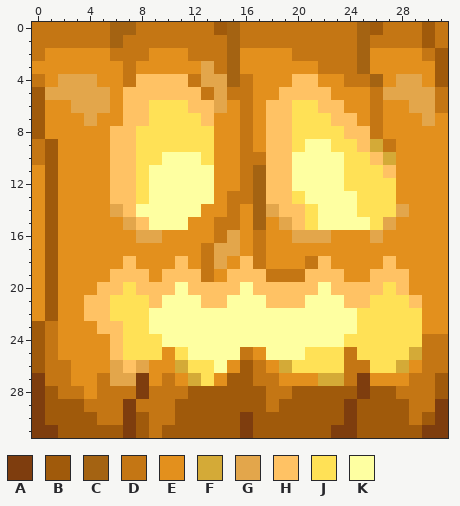
Pixel-art sprite, stored at textures/blocks/pumpkin_face_on.png. The first picture shows the starting point.
The file is 32x32 pixels.
Palette (. is transparent): A #7e3d0e  B #a05a0b  C #a46312  D #c47614  E #e3901d  F #d4aa37  G #e3a64b  H #ffc264  J #ffe156  K #feffa1
Pixels before, first column x 0:
 0 DDDDDDCCDDDDDDBCDDDDDDDDDCBDDDBD
 1 DDDDDDCDDDDDDDDCDDDDDDDDDCDDDDBD
 2 DEEEEEDDDEEEDDDCEEEEDDDDDCEEEEDB
 3 EEEEEEEDEEEEEGDCEEEEEEDDDCEEEEEB
 4 DEGGGEEDHHHHDGGCDEEEHHEEDDCEGGEB
 5 BGGGGGEHHHHHHDGDDEEHHHHEEEDGGGGD
 6 BEEGGGEHHJJJHHGEDEHHJJHHEEDEEGGD
 7 BEEEGEEHHJJJJHEEDEHHJJJHHEDEEEGE
 8 BEEEEEHHJJJJJJEEDEHHJJJJHHDEEEEE
 9 DBEEEEHHJJJJJJEEDEHHJKKJJHFDEEEE
10 DBEEEEHHJJKKKJEEDDHHKKKKJJHFEEEE
11 EBEEEEHHJKKKKKEEDCHHKKKKJJJHEEEE
12 EBEEEEHHJKKKKKEEDCHHKKKKJJJJEEEE
13 EBEEEEHHJKKKKKEDDCHHJKKKKJJJEEEE
14 EBEEEEGHKKKKKEEDECGHHJKKKJJJGEEE
15 EBEEEEEGHKKKEEDDECEGHJKKKKJGEEEE
16 EBEEEEEEGGEEEEDGEDEEGGGEEEGEEEEE
17 EBEEEEEEEEEEEDGGEDEEEEEEEEEEEEEE
18 EBEEEEEHEEEHEDGEHDEEEDHEEEEHEEEE
19 EBEEEEHHHEHHHDEHHHDDDHHHEEHHHEEE
20 EBEEEHHJHHHKHHHHKHHHHHKHHHHJHEEE
21 EBEEHHJJJHKKKHHKKKHHHKKKHHJJJHEE
22 EBEEHHJJJKKKKKKKKKKKKKKKKJJJJJEE
23 BDEEEHHJJKKKKKKKKKKKKKKKKJJJJJEE
24 BDEEEEHJJJKKKKKKKKKKKKKKJJJJJJDD
25 BDEEEEHJJJEJKKKKDEKKKJJJDJJJJFDD
26 BDDEEEGHGEEFJJKEBDEFJJJJDDJJFEDD
27 ADDEEDGGAEDEFJEBBDDEEEFFDAEEEDDB
28 ABDDEDDDADDDBBBBBBDDBBBBBABBDDDB
29 ABBBDDDADDDBBBBBBBDBBBBBABBBBDDA
30 ABBBBDDABDDBBBBBABBBBBBBABBBBDBA
31 AABBBBBABDBBBBBBABBBBBBAABBBBBAA
And afterwards:
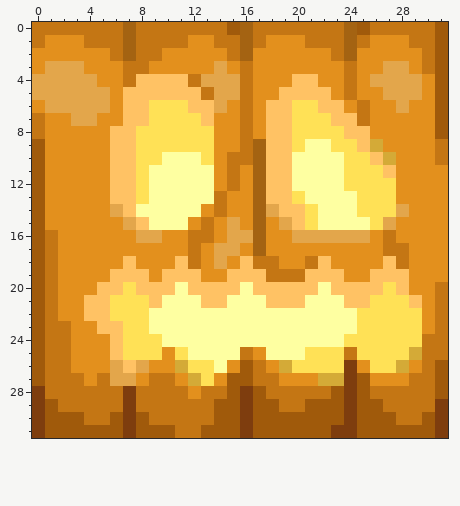
From the commit log: [#412] - Authors: Evorp
Difference:
The edit turns colour B into colour A in row 28 at x 16 and 24; in row 29 at x 16.
The edit turns colour D into colour A in rows 26 to 27 at x 24; in row 28 at x 7.
The edit turns colour A into colour B in row 27 at x 0 and 25; in row 28 at x 25; in row 31 at x 1 and 30.
The edit turns colour C into colour B in row 0 at x 15 and 25.
The edit turns colour D into colour B in rows 0 to 1 at x 31; in rows 5 to 6 at x 31; in rows 9 to 10 at x 0; in row 26 at x 31; in row 29 at x 18; in row 30 at x 6.
The edit turns colour D into colour B in row 31 at x 9.
The edit turns colour E into colour B in rows 7 to 8 at x 31; in rows 11 to 22 at x 0.
The edit turns colour D into colour C in row 0 at x 16 and 24; in row 1 at x 7, 16 and 24; in row 2 at x 7 and 24; in row 10 at x 17; in rows 16 to 17 at x 17.
The edit turns colour E into colour C in row 2 at x 16; in row 9 at x 17.
The edit turns colour A into colour D in row 28 at x 8.
The edit turns colour B into colour D in row 0 at x 14, 26 and 30; in row 1 at x 30; in rows 7 to 8 at x 0; in rows 16 to 22 at x 1; in row 28 at x 1, 13 to 14, 20 to 22 and 26 to 27; in row 29 at x 2 to 3, 11 to 13, 19 to 20 and 27 to 28.
The edit turns colour B into colour D in row 30 at x 4, 11 to 13 and 28; in row 31 at x 11 to 12.
The edit turns colour C into colour D in row 0 at x 6; in row 1 at x 6, 15 and 25; in row 2 at x 15.
The edit turns colour E into colour D in row 2 at x 9; in row 3 at x 8, 16 and 30; in row 5 at x 24; in rows 6 to 7 at x 25; in row 9 at x 31; in row 10 at x 15 and 31.
The edit turns colour E into colour D in rows 11 to 12 at x 15; in rows 13 to 14 at x 14; in row 15 at x 13; in row 16 at x 12 to 13 and 27; in row 17 at x 12 and 27 to 28; in row 18 at x 12, 18 and 28.
The edit turns colour E into colour D in rows 20 to 22 at x 31; in row 23 at x 2 and 31; in rows 24 to 25 at x 2; in row 27 at x 3 and 9; in row 28 at x 4.
The edit turns colour A into colour E in row 27 at x 8.
The edit turns colour B into colour E in row 6 at x 0; in rows 9 to 15 at x 1; in row 28 at x 12.
The edit turns colour C into colour E in row 2 at x 25; in row 3 at x 15 and 25.
The edit turns colour D into colour E in row 1 at x 1 to 3, 12 to 13, 18 to 20 and 26 to 28; in row 2 at x 0, 12 to 14 and 20 to 22; in row 3 at x 22 to 23; in row 4 at x 25; in rows 5 to 8 at x 26; in row 9 at x 27.
The edit turns colour D into colour E in rows 11 to 12 at x 16; in row 13 at x 15 to 16; in row 14 at x 15; in rows 15 to 16 at x 14; in rows 17 to 19 at x 13; in row 26 at x 25.
The edit turns colour G into colour E in row 3 at x 13; in row 5 at x 30; in row 6 at x 29 to 30; in row 7 at x 30; in row 16 at x 26.
The edit turns colour B into colour G in row 5 at x 0.
The edit turns colour C into colour G in row 4 at x 15 and 26.
The edit turns colour D into colour G in row 3 at x 14; in row 4 at x 0; in row 5 at x 15; in row 15 at x 15.
The edit turns colour E into colour G in row 3 at x 1 to 3 and 27 to 28; in row 4 at x 1 and 27; in row 6 at x 1 to 2 and 28; in row 7 at x 3; in row 16 at x 16 and 23 to 25.
Boxes around the changes in both pictures, in picture pixels (x1, y1, x2, y2):
changed: (32, 22, 448, 438)
